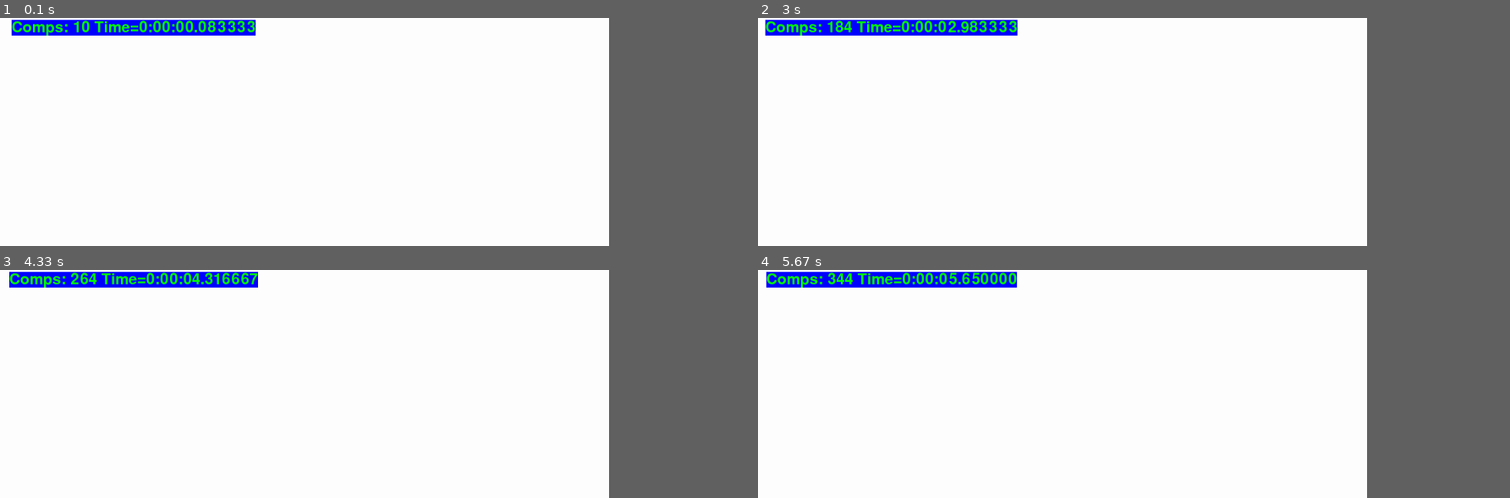
Above: before the commit, frames 1-4 (two rows, left to right).
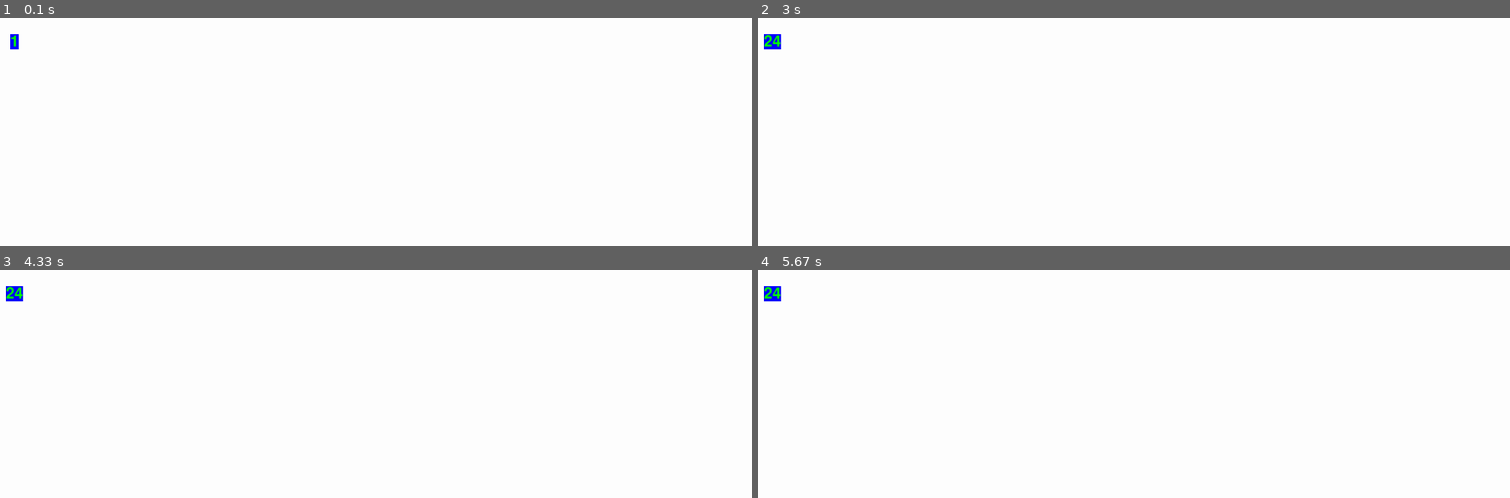
Above: after the commit, the same moments.

Repository: PeterPkn/pygame_sortvisual
Game: pygame game, started from main.py
The game is run twice, just before and just after one commit, with the same random seed, the same clock (stepped at 60 frames per second) and the same inputs.
Inputs:
- Up to frame 1 (0.1 s): no input
- Up to frame 2 (3 s): no input
- Up to frame 3 (4.33 s): tap Enter at 3.33 s
- Up to frame 4 (5.67 s): no input
The window is 731x270 before the commit and 900x270 after it. Grey fills any space a smaller window leaves; there, only what the larger window draws over its background counts as a difference.

The runs differ from the first frame. In frame 1, 2.4% of the frame differs, in the area x 1-35%, y 0-15%; in frame 2, 2.5%, in the area x 0-35%, y 0-15%; in frame 3, 2.5%; in frame 4, 2.5%.

Commit message:
draw bug

Diff:
--- a/main.py
+++ b/main.py
@@ -5,7 +5,7 @@
 from datetime import datetime
 
 
-WIDTH = 1300
+WIDTH = 1600
 HEIGHT = 480
 FPS = 30
 
@@ -30,7 +30,7 @@
 
 
 #ARRAY to sort
-length = 200
+length = 10
 sortingArray = list(range(0,length))
 for idx,elem in enumerate(sortingArray):
     sortingArray[idx] = random.random()*100
@@ -42,13 +42,16 @@
     array[idx1] = array[idx2]
     array[idx2] = elem1
 
-def drawArray(array):
+def drawArray(array, index, swapper):
 
     rectWidth = WIDTH / len(array)
-    margin = rectWidth/10
+    margin = rectWidth/20
 
     for idx, elem in enumerate(array):
-        pygame.draw.rect(screen, BLUE, pygame.Rect(idx*rectWidth+margin,HEIGHT,rectWidth-2*margin,-elem*4))
+        if(idx != index and idx != swapper):
+            pygame.draw.rect(screen, BLUE, pygame.Rect(idx*rectWidth+margin,HEIGHT,rectWidth-2*margin,-elem*4))
+        else:
+            pygame.draw.rect(screen, RED, pygame.Rect(idx*rectWidth+margin,HEIGHT,rectWidth-2*margin,-elem*4))
 
 
 ## group all the sprites together for ease of update
@@ -87,7 +90,7 @@
         compares+=1
 
         screen.fill(WHITE)
-        drawArray(sortingArray)
+        drawArray(sortingArray, index, small)
 
         text = font.render("Comps: "+str(compares)+" Time=" + str(datetime.now()-starttime), True, GREEN, BLUE)
         textRect = text.get_rect()
@@ -118,32 +121,23 @@
 
     #BUBBLE SORT
 
-    # print(index)
-    # print(len(sortingArray))
-    # if(index+1>=len(sortingArray)):
-    #     index = 0
 
-    # if(sortingArray[index]>sortingArray[index+1]):
-    #     compares+=1
-    #     swapElem(index, index+1, sortingArray)
+    if(index+1>=len(sortingArray)):
+        index = 0
+
+    if(sortingArray[index]>sortingArray[index+1]):
+        compares+=1
+        swapElem(index, index+1, sortingArray)
 
 
 
-    #index += 1
+    index += 1
 
     #QUICK SORT
 
-    quickSort(sortingArray,0,len(sortingArray)-1)
+    #quickSort(sortingArray,0,len(sortingArray)-1)
 
-    if(sorted(sortingArray)):
-        f = open("compStats.txt", "a")
-        #f.write(str(compares)+" ")
-        f.close()
-        #time.sleep(2)
-        compares = 0
-        # sortingArray = list(range(0,length))
-        # for idx,elem in enumerate(sortingArray):
-        #     sortingArray[idx] = random.random()*100
+
 
 
     #1 Process input/events
@@ -166,7 +160,7 @@
     textRect.center = (50, 50)
     screen.blit(text, textRect)
 
-    drawArray(sortingArray)
+    drawArray(sortingArray, index, index+1)
 
 
 
@@ -180,4 +174,20 @@
     ## Done after drawing everything to the screen
     pygame.display.flip()
 
+    if(sorted(sortingArray)):
+        f = open("compStats.txt", "a")
+        #f.write(str(compares)+" ")
+        f.close()
+        #time.sleep(5)
+        while True:
+            print("SORTED")
+            for event in pygame.event.get():
+                if event.type == pygame.QUIT:
+                    pygame.display.quit()
+                    pygame.quit()
+        compares = 0
+        # sortingArray = list(range(0,length))
+        # for idx,elem in enumerate(sortingArray):
+        #     sortingArray[idx] = random.random()*100
+
 pygame.quit()
